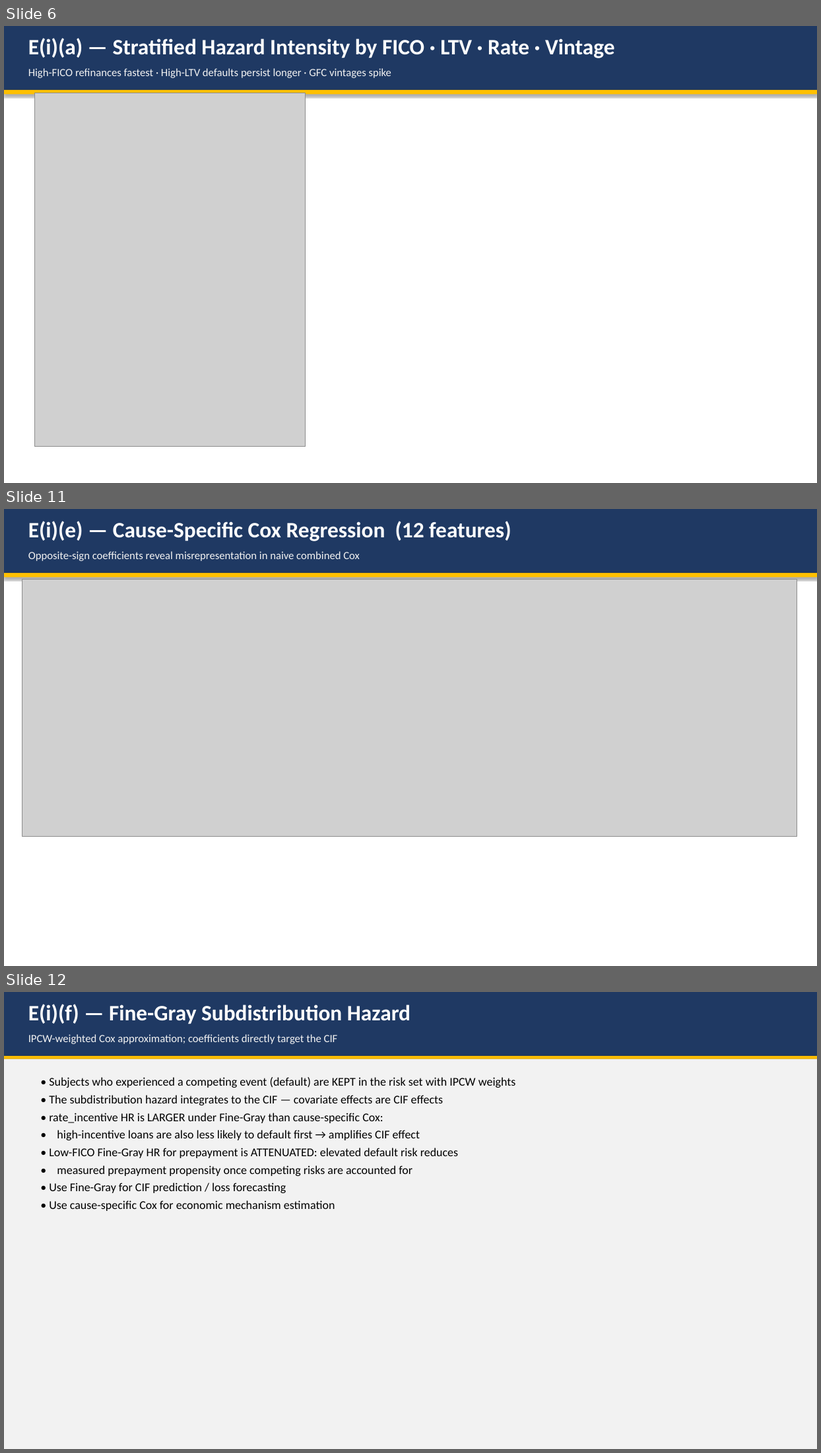
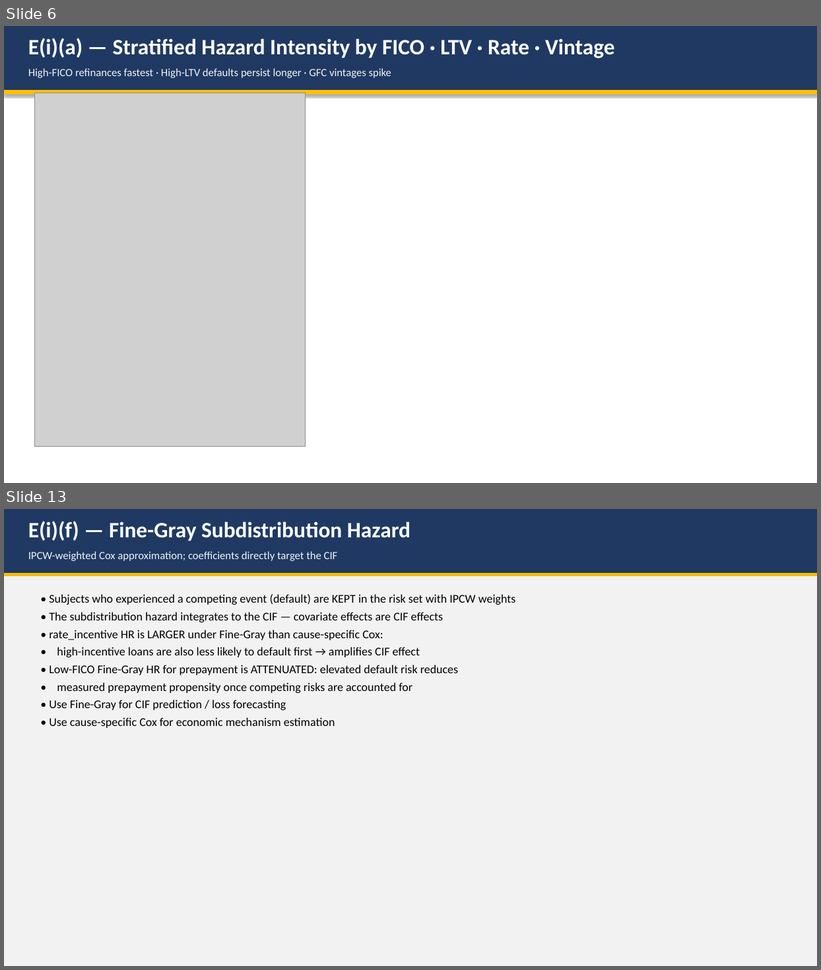
Before and after one commit to liny-r/IR-C-Assignment3, a slide deck: processed/PartE_Presentation.pptx. Shown one above the other, each under a label of ours: slides 6, 11 and 12 before the commit, slides 6 and 13 after it; the slides between them are not shown. The pictures are 821x1453 and 821x970 pixels, drawn with LibreOffice and Linux fonts; fonts in the diff are those of the drawing; grey boxes stand for pictures. Boxes give left, top, right and bottom in pixels: in the first picture for what was removed or moved away, otherwise in the second. Text is boxed around its words. In the diff, an @@ line names an element or a change of style, - is before the commit and + after.

```diff
--- a/processed/PartE_Presentation.pptx
+++ b/processed/PartE_Presentation.pptx
@@ slide 11 removed at [4,509,817,966], background #FFFFFF @@
@@ rectangle removed at [4,509,817,573] @@
@@ text removed at [28,521,511,541] @@
-E(i)(e) — Cause-Specific Cox Regression (12 features)
@@ text removed at [28,551,360,561] @@
-Opposite-sign coefficients reveal misrepresentation in naive combined Cox
@@ rectangle removed at [4,573,817,578] @@
@@ picture removed at [22,579,797,836] @@
@@ what was slide 12 is now slide 13 @@
```
Also in this commit, not shown: 2 slides added, 5 other files.
